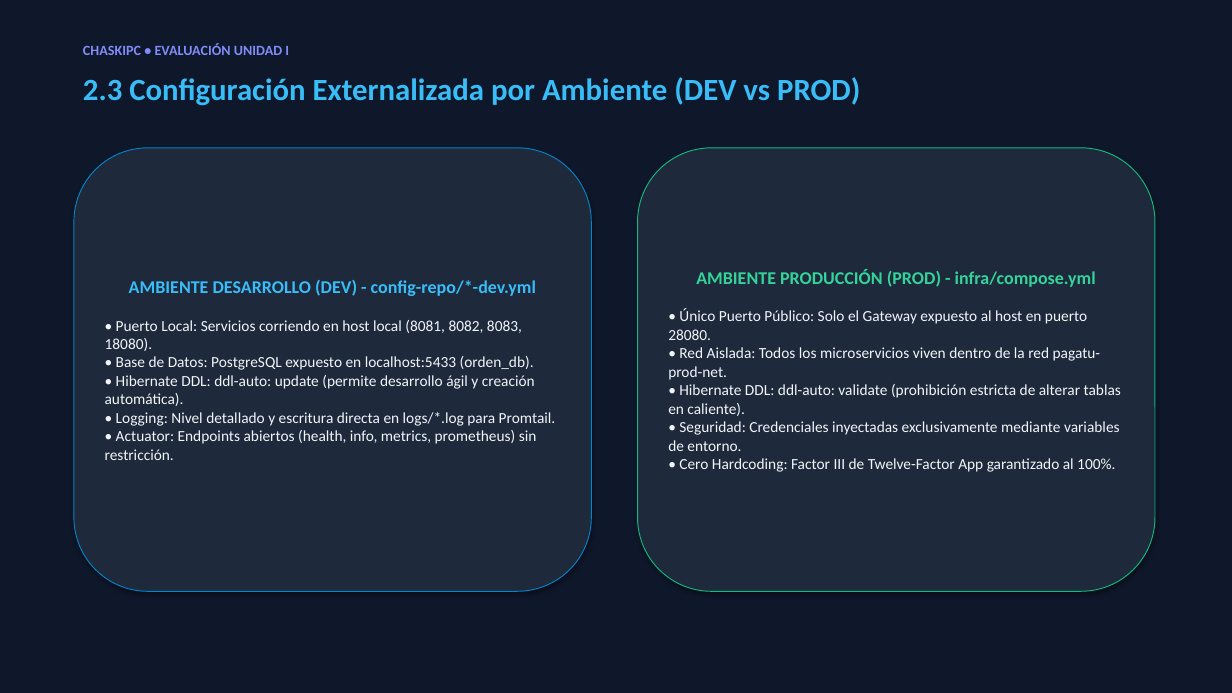
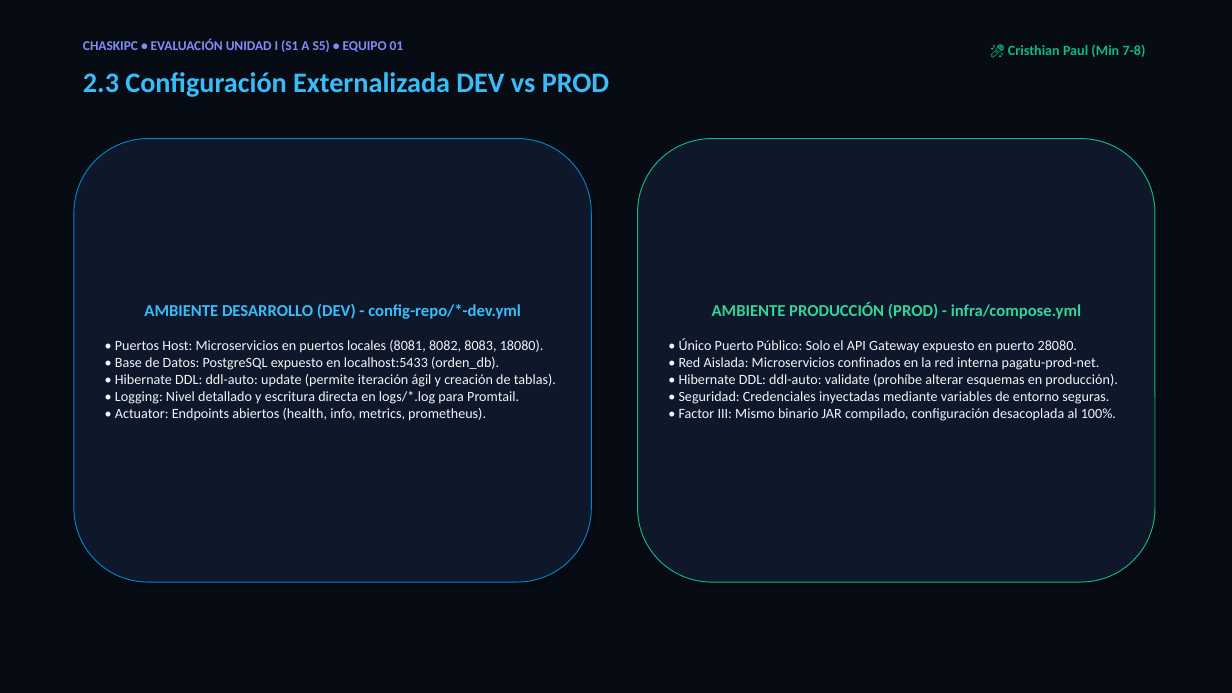
Before and after one commit to jaisesasaki24-cloud/ChaskiByte-Systems, a slide deck: slide 5 of presentacion.pptx (slide 4 before the commit). Drawn at 1232x693 pixels with LibreOffice and Linux fonts; fonts in the diff are those of the drawing. Boxes give left, top, right and bottom in pixels: in the first picture for what was removed or moved away, otherwise in the second. Text is boxed around its words. In the diff, an @@ line names an element or a change of style, - is before the commit and + after.

Commit message:
feat(presentation): redesign complete 11-slide presentation ecosystem for 2 team members (Eliceo Parillo and Cristhian Paul Laura) with speech turns and live demo cockpit

```diff
--- a/presentacion.pptx
+++ b/presentacion.pptx
@@ rectangle at <box>0,0,1232,693</box>: fill #0F172A to #070B14; outline #0F172A 0.75 pt to #070B14 0.75 pt @@
@@ text at <box>83,39,404,52</box>: text changed; size 11 to 10.5 pt @@
-CHASKIPC • EVALUACIÓN UNIDAD I
+CHASKIPC • EVALUACIÓN UNIDAD I (S1 A S5) • EQUIPO 01
@@ text added at <box>1008,44,1146,57</box>, 11 pt, text #10B981, bold @@
+🎤 Cristhian Paul (Min 7-8)
@@ text at <box>83,72,609,97</box>: text changed; size 24 to 22 pt @@
-2.3 Configuración Externalizada por Ambiente (DEV vs PROD)
+2.3 Configuración Externalizada DEV vs PROD
@@ rounded rectangle "AMBIENTE DESARROLLO (DEV) - config-repo/*-dev.yml": place and size @@
-rounded rectangle "AMBIENTE DESARROLLO (DEV) - config-repo/*-dev.yml" at <box>74,148,592,592</box>
+rounded rectangle "AMBIENTE DESARROLLO (DEV) - config-repo/*-dev.yml" at <box>74,139,592,582</box>
@@ rounded rectangle "AMBIENTE DESARROLLO (DEV) - config-repo/*-dev.yml" at <box>74,139,592,582</box>: fill #1E293B to #0F172A @@
@@ rounded rectangle "AMBIENTE PRODUCCIÓN (PROD) - infra/compose.yml": place and size @@
-rounded rectangle "AMBIENTE PRODUCCIÓN (PROD) - infra/compose.yml" at <box>638,148,1155,592</box>
+rounded rectangle "AMBIENTE PRODUCCIÓN (PROD) - infra/compose.yml" at <box>638,139,1155,582</box>
@@ rounded rectangle "AMBIENTE PRODUCCIÓN (PROD) - infra/compose.yml" at <box>638,139,1155,582</box>: fill #1E293B to #0F172A @@
@@ text in rounded rectangle at <box>115,304,521,404</box>: size 14 to 13 pt in "AMBIENTE DESARROLLO (DEV) - config-repo/*-dev.yml"; size 12 to 11 pt in "• Base de Datos: PostgreSQL expuesto en ...", "• Logging: Nivel detallado y escritura directa ..." @@
@@ text in rounded rectangle at <box>712,302,1081,319</box>: size 14 to 13 pt in "AMBIENTE PRODUCCIÓN (PROD) - infra/compose.yml" @@
@@ text in rounded rectangle at <box>115,340,544,353</box>: text changed; size 12 to 11 pt @@
-• Puerto Local: Servicios corriendo en host local (8081, 8082, 8083, 18080).
+• Puertos Host: Microservicios en puertos locales (8081, 8082, 8083, 18080).
@@ text in rounded rectangle at <box>679,338,1117,421</box>: text changed; size 12 to 11 pt @@
-• Único Puerto Público: Solo el Gateway expuesto al host en puerto 28080.
-• Red Aislada: Todos los microservicios viven dentro de la red pagatu-prod-net.
-• Hibernate DDL: ddl-auto: validate (prohibición estricta de alterar tablas en caliente).
-• Seguridad: Credenciales inyectadas exclusivamente mediante variables de entorno.
-• Cero Hardcoding: Factor III de Twelve-Factor App garantizado al 100%.
+• Único Puerto Público: Solo el API Gateway expuesto en puerto 28080.
+• Red Aislada: Microservicios confinados en la red interna pagatu-prod-net.
+• Hibernate DDL: ddl-auto: validate (prohíbe alterar esquemas en producción).
+• Seguridad: Credenciales inyectadas mediante variables de entorno seguras.
+• Factor III: Mismo binario JAR compilado, configuración desacoplada al 100%.
@@ text in rounded rectangle at <box>115,374,556,387</box>: text changed; size 12 to 11 pt @@
-• Hibernate DDL: ddl-auto: update (permite desarrollo ágil y creación automática).
+• Hibernate DDL: ddl-auto: update (permite iteración ágil y creación de tablas).
@@ text in rounded rectangle at <box>115,408,486,421</box>: text changed; size 12 to 11 pt @@
-• Actuator: Endpoints abiertos (health, info, metrics, prometheus) sin restricción.
+• Actuator: Endpoints abiertos (health, info, metrics, prometheus).
```
Also in this commit, not shown: 5 other slides changed, 5 slides added, 2 slides removed, 3 other files.
